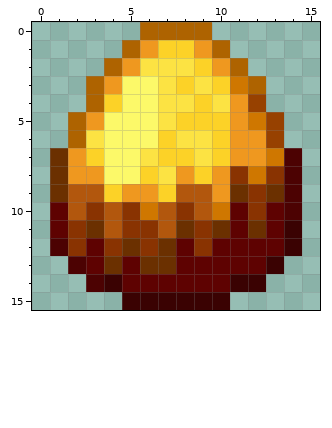
Pixel-art sprite: img/itens/new/diversos/blaze_spawn_egg.png. The first picture shows the starting point.
The file is 48x48 pixels, drawn in blocks of 3x3; one block is one cell here.
After the commit:
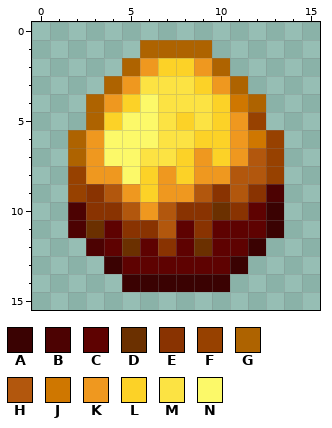
Palette (. is transparent): A #3a0202  B #4c0202  C #5e0201  D #6b3000  E #893301  F #974100  G #ae6300  H #b2570d  J #cf7700  K #ef981f  L #fcd227  M #fce343  N #fcf969
The exact change:
Changed rows in their new state; - is an unchanged pixel.
first column x 1:
 0 -----....-----
 1 ----.GGGG.----
 2 ---.GKLLKG.---
 3 --.GKM-MLKG.--
 4 ---KL---MLJG--
 5 -.GL----M--F.-
 6 --K---M-L--J--
 7 .GK---M-K--HF.
 8 .F-K--KLK-HHF.
 9 .FEH-LKK-EH-B.
10 .B-EHK--EDECA.
11 .B-C---C-C-CA.
12 ..BC-CE-D--A..
13 -..A-CC---A..-
14 --..AAAAAA..--
15 ----......----
Pixel boxes of the changes (left, top, right, bottom) in both pictures:
changed: (50, 22, 302, 310)
